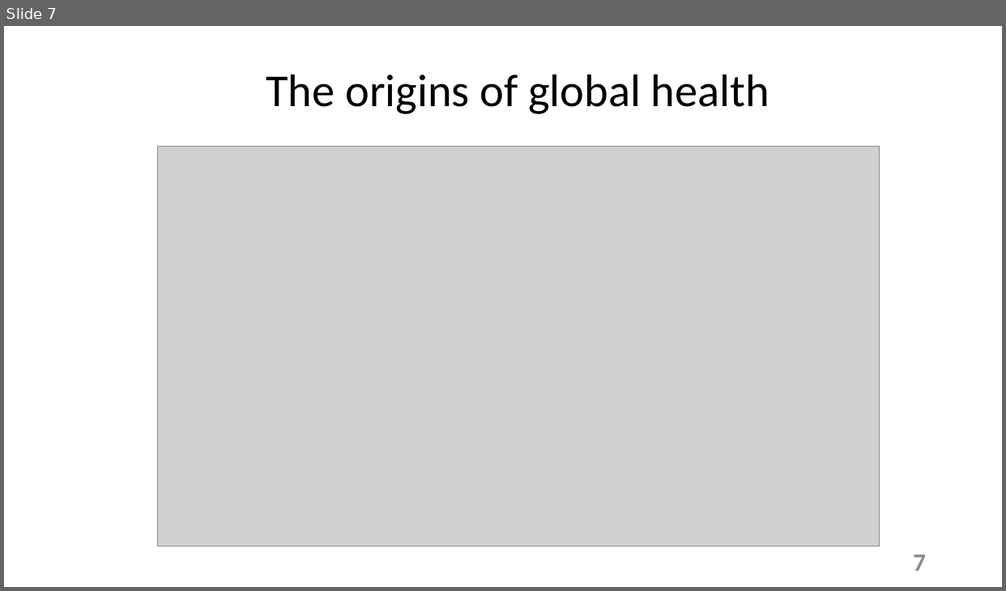
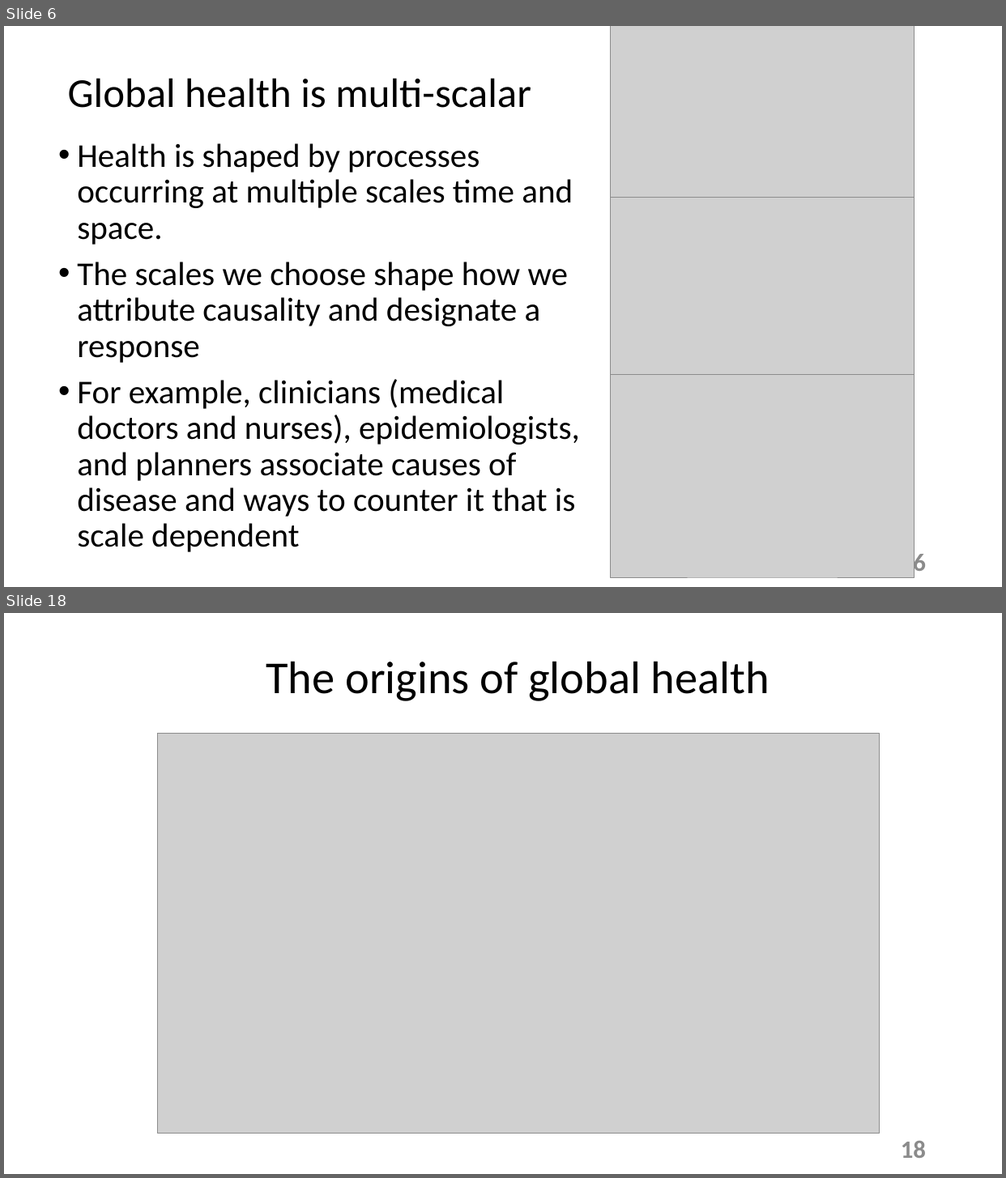
Before and after one commit to tstallins/tstallins.github.io, a slide deck: courses/261/introonline.pptx. Shown one above the other, each under a label of ours: slide 7 before the commit, slides 6 and 18 after it; the slides between them are not shown. The pictures are 1006x591 and 1006x1178 pixels, drawn with LibreOffice and Linux fonts; fonts in the diff are those of the drawing; grey boxes stand for pictures. Boxes give left, top, right and bottom in pixels: in the first picture for what was removed or moved away, otherwise in the second. Text is boxed around its words. In the diff, an @@ line names an element or a change of style, - is before the commit and + after.

```diff
--- a/courses/261/introonline.pptx
+++ b/courses/261/introonline.pptx
@@ slide 6 added at [4,26,1002,587], background #FFFFFF @@
@@ picture added at [611,26,914,278] @@
@@ title added at [68,78,531,108], 39.6 pt, text #000000 @@
+Global health is multi-scalar
@@ text added at [77,143,580,552], 32 pt, text #000000 @@
+• Health is shaped by processes occurring at multiple scales time and space.
+• The scales we choose shape how we attribute causality and designate a response
+• For example, clinicians (medical doctors and nurses), epidemiologists, and planners associate causes of disease and ways to counter it that is scale dependent
@@ picture added at [611,198,914,395] @@
@@ picture added at [611,375,914,578] @@
@@ page number added at [913,550,926,578], 24 pt, text #8C8C8C, bold @@
+6
@@ what was slide 7 is now slide 18 @@
@@ page number at [901,1141,926,1158]: text changed @@
-7
+18
```
Also in this commit, not shown: 16 other slides added, 6 slides removed, 1 other file.
